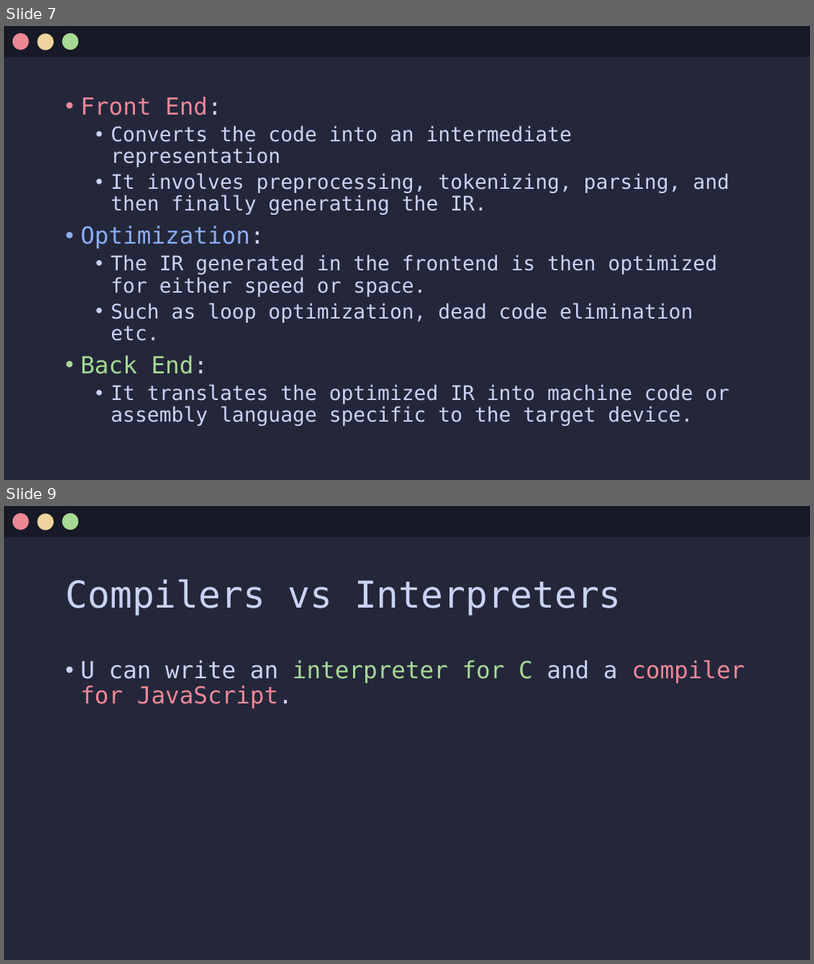
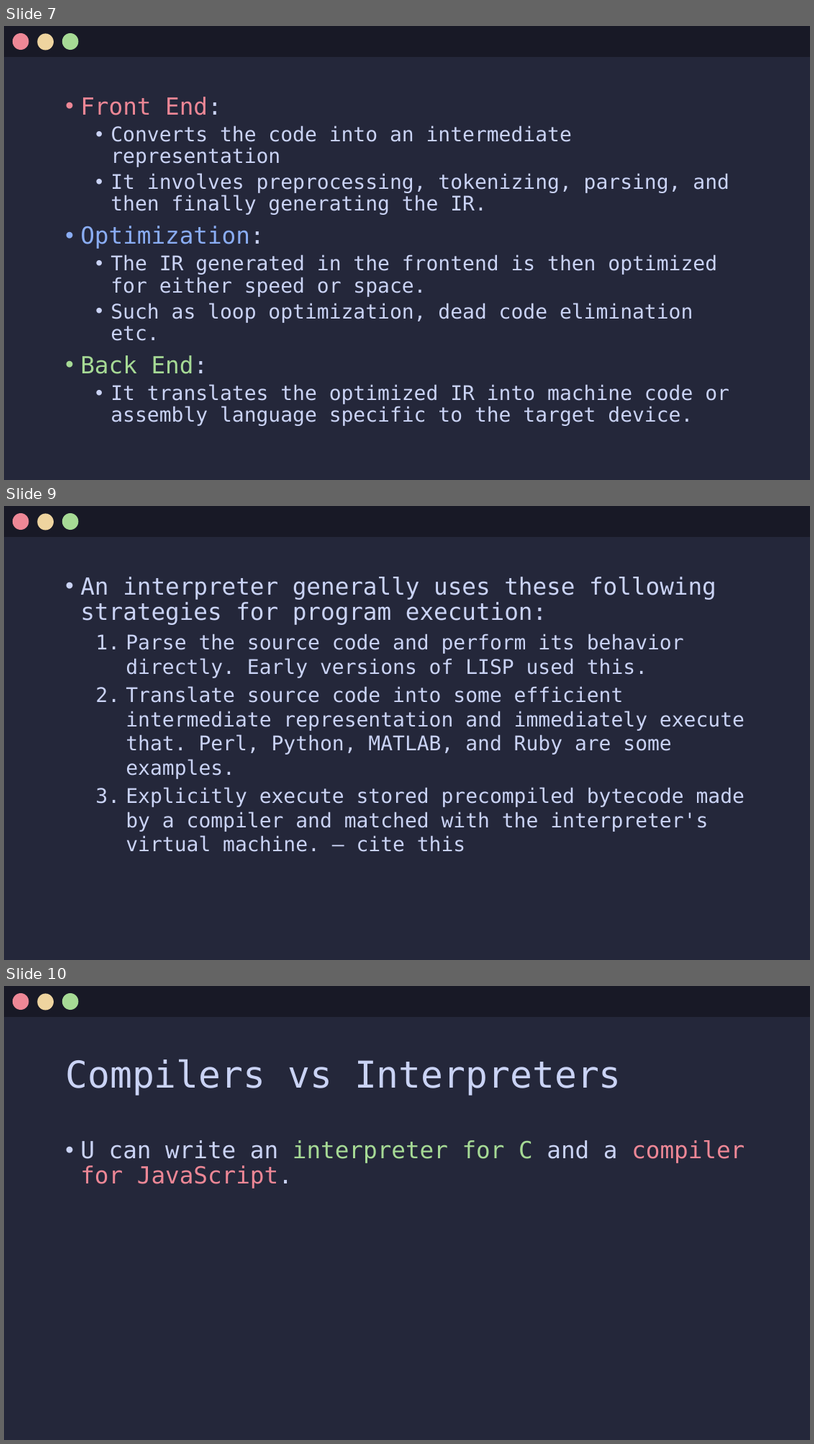
Before and after one commit to Jx-ls/custom-compiler, a slide deck: Compilers.pptx. Shown one above the other, each under a label of ours: slides 7 and 9 before the commit, slides 7, 9 and 10 after it; the slides between them are not shown. The pictures are 814x964 and 814x1444 pixels, drawn with LibreOffice and Linux fonts; fonts in the diff are those of the drawing. Boxes give left, top, right and bottom in pixels: in the first picture for what was removed or moved away, otherwise in the second. Text is boxed around its words. In the diff, an @@ line names an element or a change of style, - is before the commit and + after.

Commit message:
added some info on interpreters

```diff
--- a/Compilers.pptx
+++ b/Compilers.pptx
@@ slide 9 added at [4,506,810,960], background #24273A @@
@@ rectangle added at [4,506,810,537], fill #181926 @@
@@ ellipse added at [13,513,28,530], fill #ED8796 @@
@@ ellipse added at [37,513,54,530], fill #EED49F @@
@@ ellipse added at [62,513,78,530], fill #A6DA95 @@
@@ text added at [80,577,745,852], 24 pt, text #CAD3F5 @@
+• An interpreter generally uses these following strategies for program execution:
+  1. Parse the source code and perform its behavior directly. Early versions of LISP used this.
+  2. Translate source code into some efficient intermediate representation and immediately execute that. Perl, Python, MATLAB, and Ruby are some examples.
+  3. Explicitly execute stored precompiled bytecode made by a compiler and matched with the interpreter's virtual machine. – cite this
@@ what was slide 9 is now slide 10 @@
```
Also in this commit, not shown: 2 slides changed.
